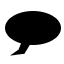
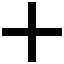
Layers edited between the first and the second 64 × 64 image:
added layer "Ebene #9" above "Ebene #8" over (2, 2, 62, 62)
hid "Ebene #8" over (5, 11, 61, 56)
